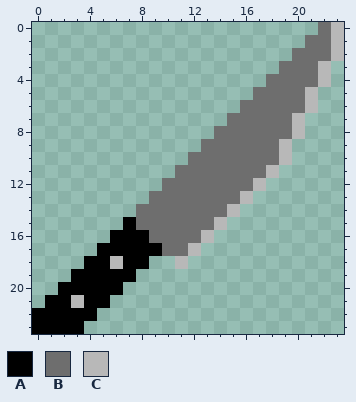
One commit to this pixel-art file: assets/item-sprites/knife.aseprite. Above is the file before it was changed.
24x24 pixels, 1 frame.
Palette (. is transparent): A #000000  B #6e6e6e  C #b8b8b8
Pixels before, first column x 0:
 0 ......................BC
 1 .....................BBC
 2 ....................BBBC
 3 ...................BBBC.
 4 ..................BBBBC.
 5 .................BBBBC..
 6 ................BBBBBC..
 7 ...............BBBBBC...
 8 ..............BBBBBBC...
 9 .............BBBBBBC....
10 ............BBBBBBBC....
11 ...........BBBBBBBC.....
12 ..........BBBBBBBC......
13 .........BBBBBBBC.......
14 ........BBBBBBBC........
15 .......ABBBBBBC.........
16 ......AAABBBBC..........
17 .....AAAAABBC...........
18 ....AACAA..C............
19 ...AAAAA................
20 ..AAAAA.................
21 .AACAA..................
22 AAAAA...................
23 AAAA....................
Now the later version:
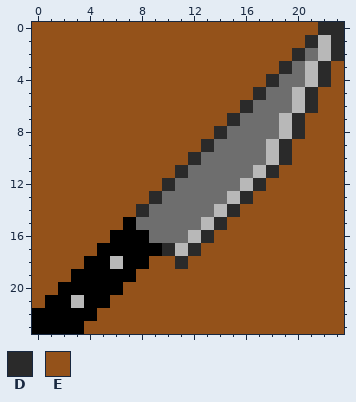
Colours new in this view: D #2a2a2a  E #94521a
From old to new:
layer "Layer 7" now shown
layer "Layer 6" now hidden
layer "Layer 6 Copy" added
Changed rows in their new state; - is an unchanged pixel.
Layers "Layer 6 Copy", "Layer 7":
first column x 0:
 0 EEEEEEEEEEEEEEEEEEEEEEDD
 1 EEEEEEEEEEEEEEEEEEEEEDCD
 2 EEEEEEEEEEEEEEEEEEEED-CD
 3 EEEEEEEEEEEEEEEEEEED-CDE
 4 EEEEEEEEEEEEEEEEEED--CDE
 5 EEEEEEEEEEEEEEEEED--CDEE
 6 EEEEEEEEEEEEEEEED---CDEE
 7 EEEEEEEEEEEEEEED---CDEEE
 8 EEEEEEEEEEEEEED----CDEEE
 9 EEEEEEEEEEEEED----CDEEEE
10 EEEEEEEEEEEED-----CDEEEE
11 EEEEEEEEEEED-----CDEEEEE
12 EEEEEEEEEED-----CDEEEEEE
13 EEEEEEEEED-----CDEEEEEEE
14 EEEEEEEED-----CDEEEEEEEE
15 EEEEEEE------CDEEEEEEEEE
16 EEEEEE------CDEEEEEEEEEE
17 EEEEE-----DCDEEEEEEEEEEE
18 EEEE-----EEDEEEEEEEEEEEE
19 EEE-----EEEEEEEEEEEEEEEE
20 EE-----EEEEEEEEEEEEEEEEE
21 E-----EEEEEEEEEEEEEEEEEE
22 -----EEEEEEEEEEEEEEEEEEE
23 ----EEEEEEEEEEEEEEEEEEEE
